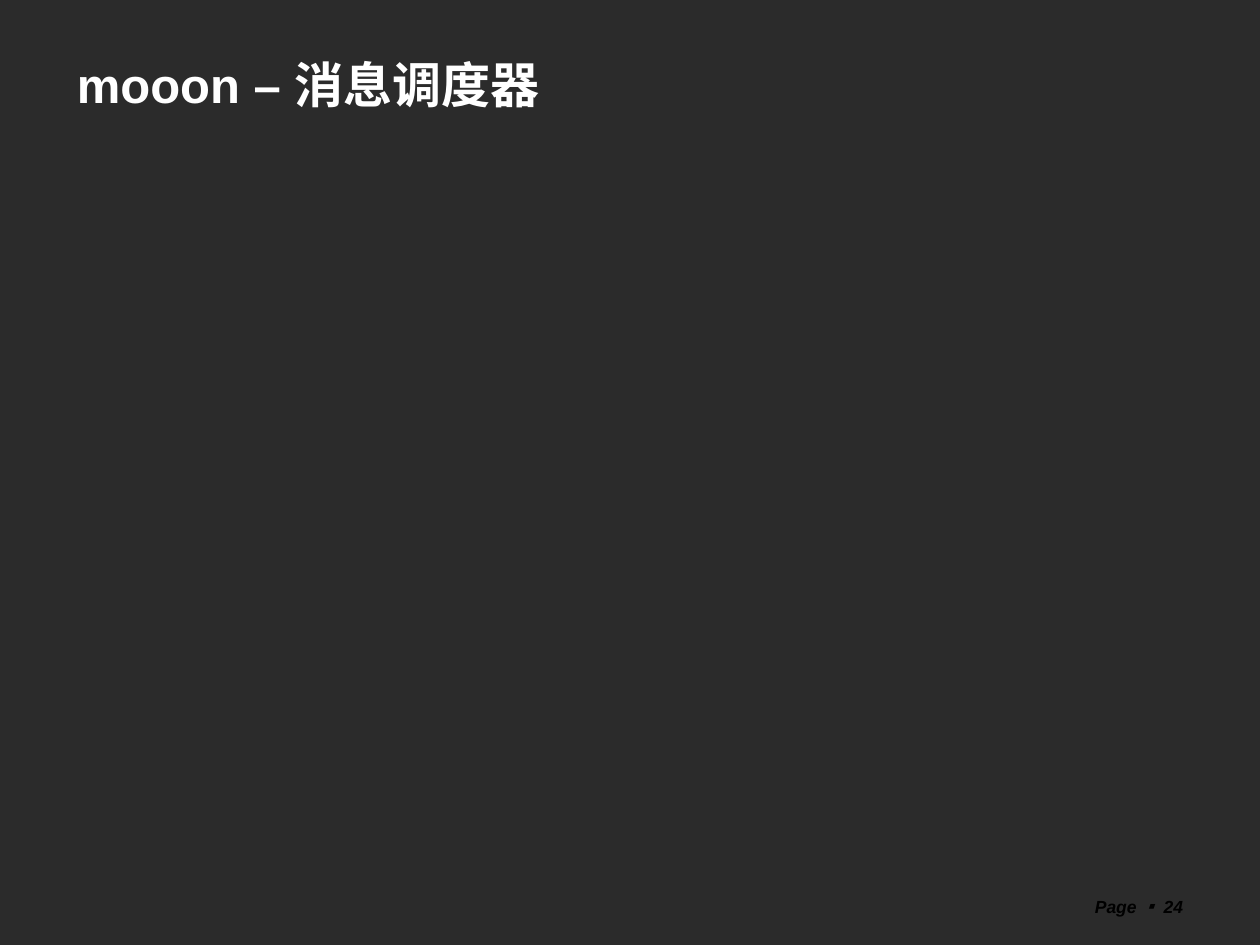
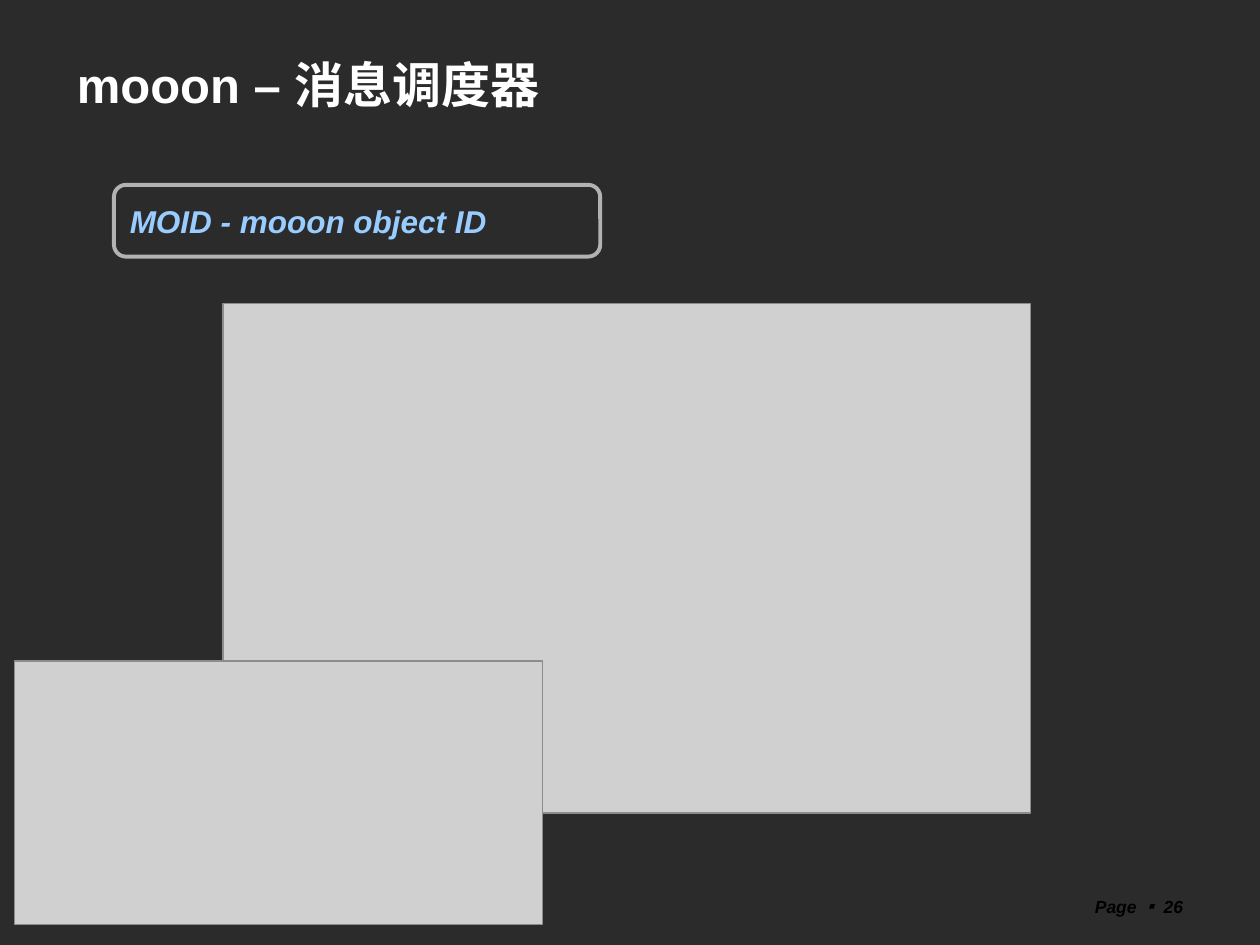
Before and after one commit to machicao2013/mooon, a slide deck: slide 26 of distributed_platform/docs/mooon.ppt (slide 24 before the commit). Drawn at 1260x945 pixels with LibreOffice and Linux fonts; fonts in the diff are those of the drawing; grey boxes stand for pictures; background and template pictures are left out; a plain dark background stands for a picture behind light text. Boxes give left, top, right and bottom in pixels: in the first picture for what was removed or moved away, otherwise in the second. Text is boxed around its words. In the diff, an @@ line names an element or a change of style, - is before the commit and + after.

```diff
--- a/distributed_platform/docs/mooon.ppt
+++ b/distributed_platform/docs/mooon.ppt
@@ rounded rectangle added at (x1=113, y1=185, x2=600, y2=257), outline #B2B2B2 2.24 pt, 18 pt, text #99CCFF, bold, italic @@
+MOID - mooon object ID
@@ picture added at (x1=223, y1=304, x2=1031, y2=813) @@
@@ picture added at (x1=15, y1=662, x2=543, y2=925) @@
@@ page number at (x1=1095, y1=901, x2=1183, y2=916): text changed @@
-Page ▪ 24
+Page ▪ 26
```
Also in this commit, not shown: 21 other slides changed, 5 slides added, 4 slides removed, 4 other files.
